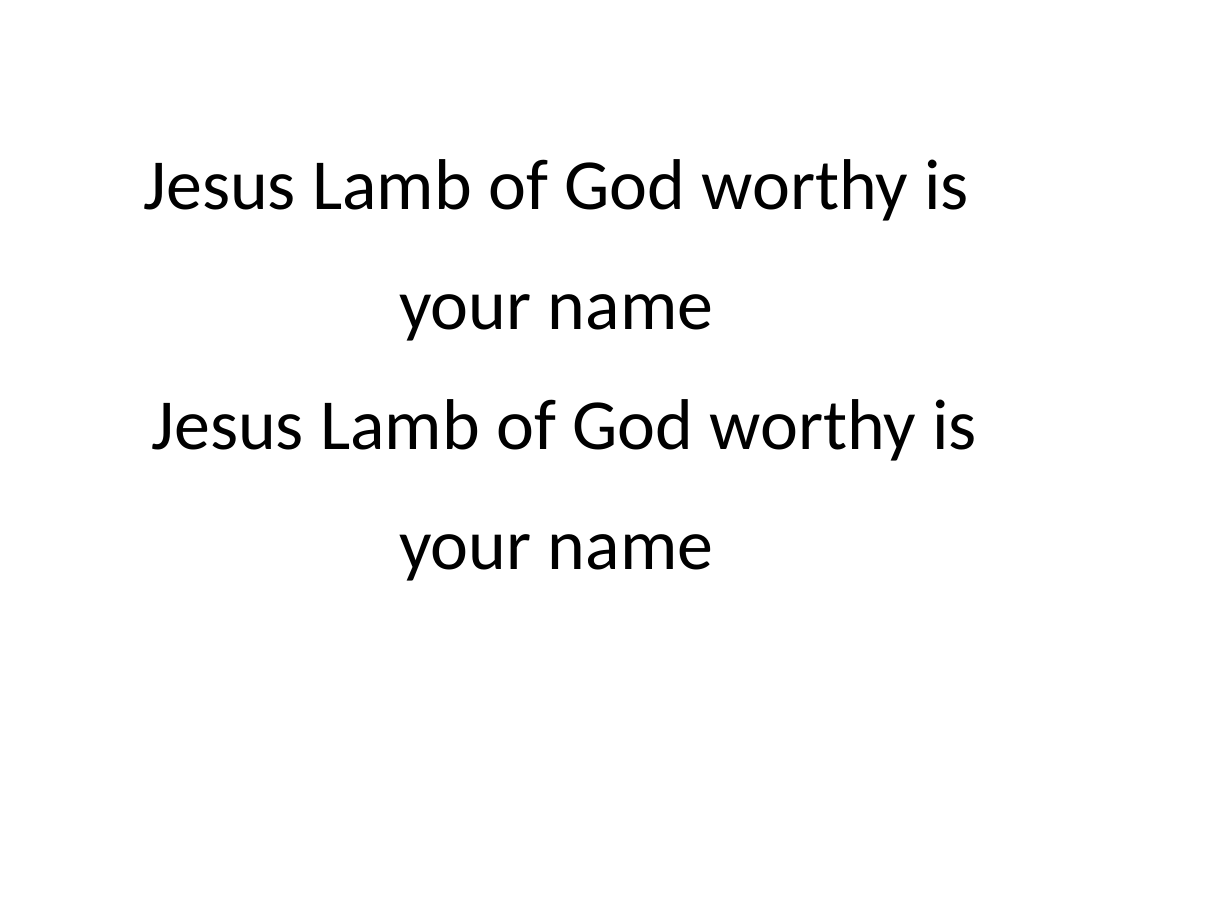
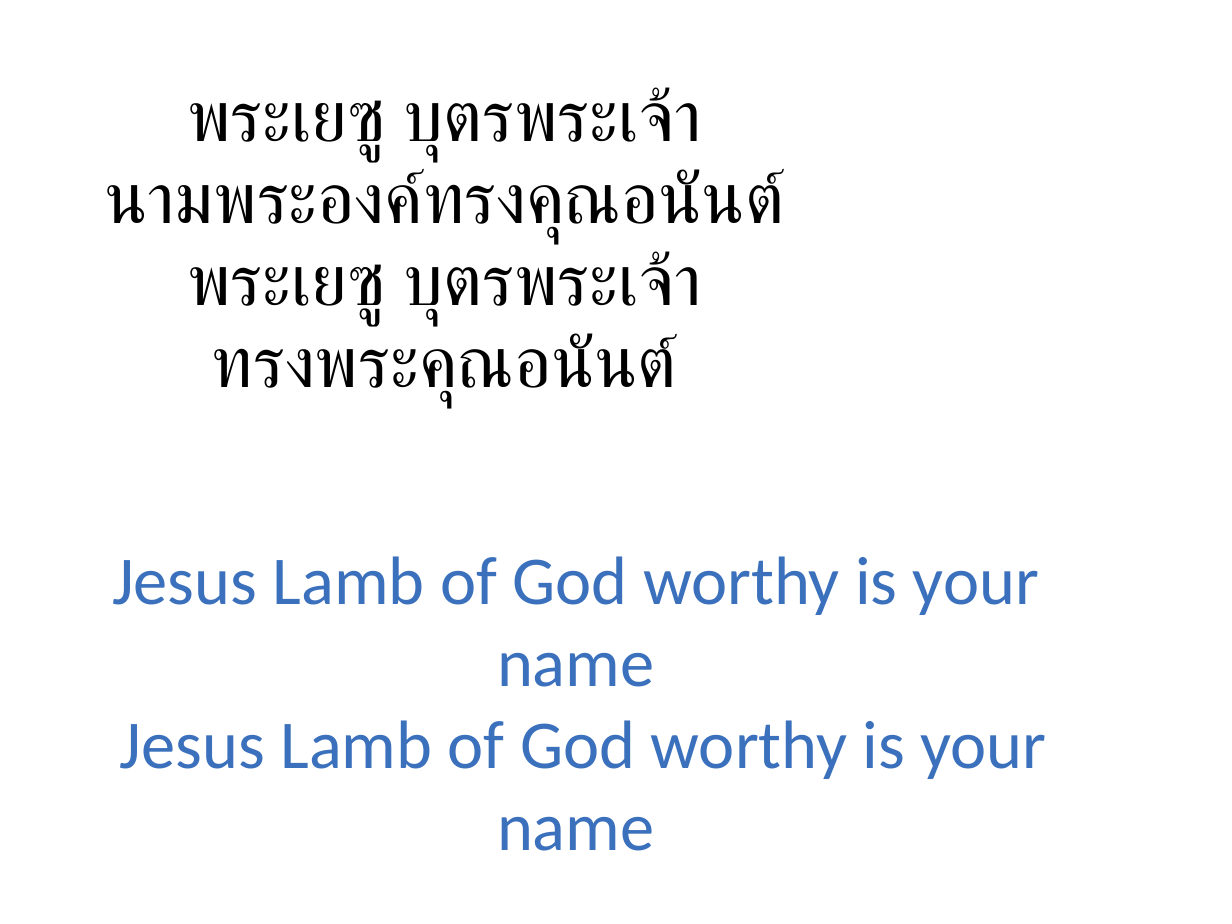
Before and after one commit to mightmay/songpptcreator, a slide deck: slide 4 of finishedppt/WorshipSongs.pptx (slide 28 before the commit). Drawn at 1232x924 pixels with LibreOffice and Linux fonts; fonts in the diff are those of the drawing. Boxes give left, top, right and bottom in pixels: in the first picture for what was removed or moved away, otherwise in the second. Text is boxed around its words. In the diff, an @@ line names an element or a change of style, - is before the commit and + after.

```diff
--- a/finishedppt/WorshipSongs.pptx
+++ b/finishedppt/WorshipSongs.pptx
@@ text added at [104,87,786,407], 42 pt, text #000000 @@
+พระเยซู บุตรพระเจ้า
+นามพระองค์ทรงคุณอนันต์
+พระเยซู บุตรพระเจ้า
+ทรงพระคุณอนันต์
@@ text "Jesus Lamb of God worthy ...": place and size @@
-text "Jesus Lamb of God worthy ..." at [143,159,977,581]
+text "Jesus Lamb of God worthy ..." at [112,556,1047,851]
@@ text "Jesus Lamb of God worthy ..." at [112,556,1047,851]: size 42 to 40 pt, text colour #000000 to #3A70BC; line spacing 70pt to 48pt @@
```
Also in this commit, not shown: 5 other slides changed, 24 slides removed, 2 other files.
